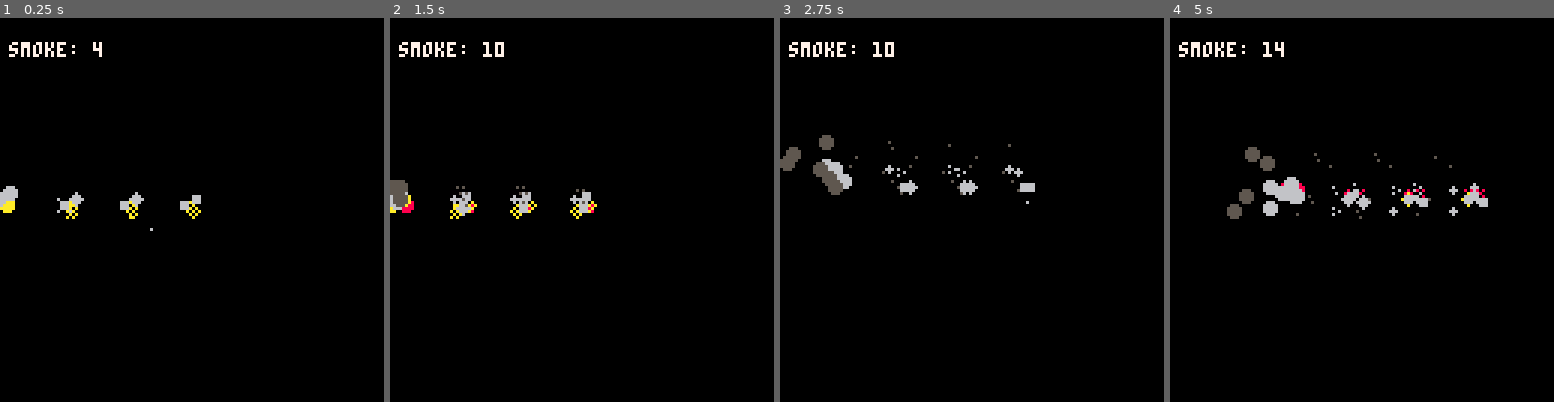
Above: before the commit, frames 1-4 (left to right).
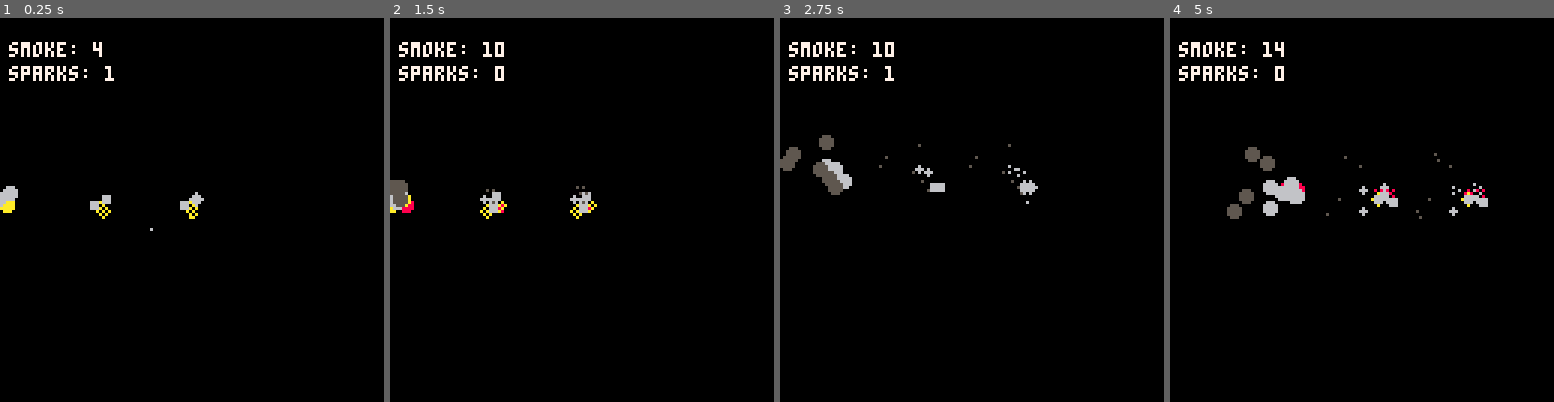
Above: after the commit, the same moments.

Repository: johndalton/tinyshmup
Game: PICO-8 cartridge smoke.p8
The game is run twice, just before and just after one commit, with the same random seed, the same clock (stepped at 60 frames per second) and the same inputs.
Inputs:
- Up to frame 1 (0.25 s): no input
- Up to frame 2 (1.5 s): no input
- Up to frame 3 (2.75 s): hold Right 1.6-2.1 s; hold Up 2.15-2.42 s; hold Right from 2.47 s (still down)
- Up to frame 4 (5 s): release Right at 3.03 s; hold Left 3.08-3.58 s; hold Down 3.63-3.97 s; hold Right 4.02-4.68 s; hold Up from 4.73 s (still down)

The runs differ from the first frame. In frame 1, 1.1% of the frame differs, in the area x 2-54%, y 12-53%; in frame 2, 1.3%; in frame 3, 1.1%; in frame 4, 1.5%, in the area x 2-82%, y 12-53%.

Commit message:
Added sparks counter, reordered plumes for comparison

Diff:
--- a/smoke.p8
+++ b/smoke.p8
@@ -106,17 +106,13 @@
 
 function draw_smoke(s)
   pal(15,smoke_colour[s.colour])
-  spr(s.sprite,s.x,s.y)
-
-  -- for comparison
   -- random sprite by age
   ss=s.sprite+flr(rnd(2))*16
-  spr(ss,s.x-20,s.y)
+  spr(ss,s.x,s.y)
 
   -- for comparison
-  -- random sprite by age
-  ss=s.sprite+flr(rnd(3))*16
-  spr(ss,s.x-40,s.y)
+  -- static sprite by age
+  spr(s.sprite,s.x-30,s.y)
 
   -- for comparison
   circfill(s.x-60,s.y,2,smoke_colour[s.colour])
@@ -134,6 +130,7 @@
   end
   foreach(sparks, draw_spark)
   print("smoke: "..#smoke,3,8,7)
+  print("sparks: "..#sparks,3,16,7)
 end
 
 
